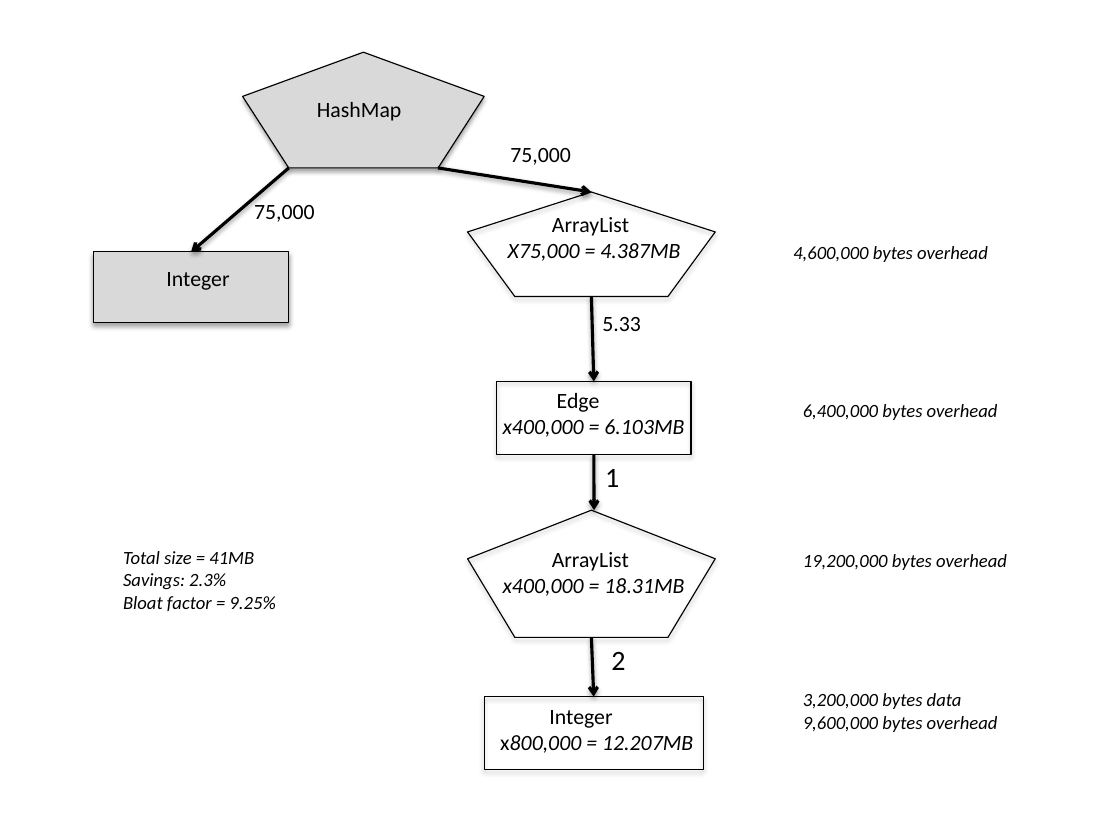
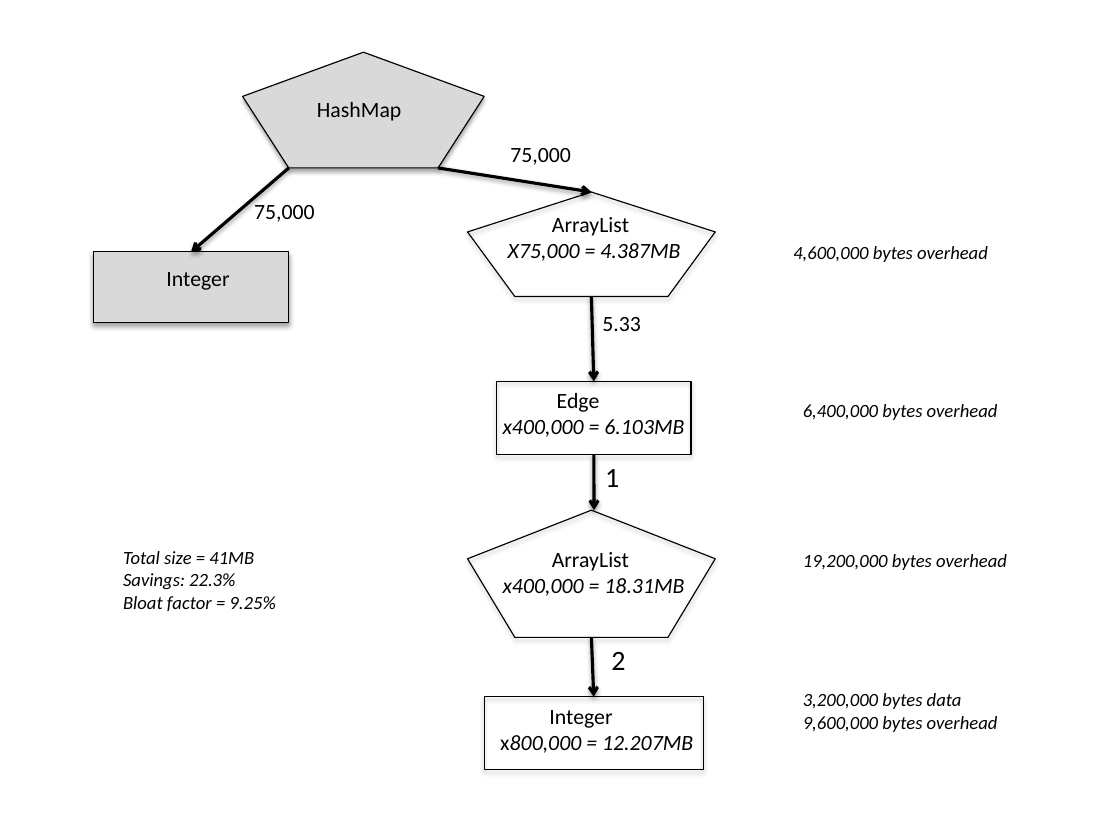
Before and after one commit to TheRuncibleTuner/bloatbook, a slide deck: slide 1 of part3/Figures/empty-array.pptx. Drawn at 1120x840 pixels with LibreOffice and Linux fonts; fonts in the diff are those of the drawing. Boxes give left, top, right and bottom in pixels: in the first picture for what was removed or moved away, otherwise in the second. Text is boxed around its words. In the diff, an @@ line names an element or a change of style, - is before the commit and + after.

```diff
--- a/part3/Figures/empty-array.pptx
+++ b/part3/Figures/empty-array.pptx
@@ text at [123, 573, 235, 589]: text changed @@
-Savings: 2.3%
+Savings: 22.3%
```
Also in this commit, not shown: 2 other files.
